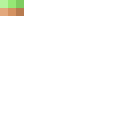
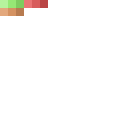
Revision of a layered 128×128 image; what changed, layer by layer:
painted on "Layer 0" over (24, 0, 48, 8)
